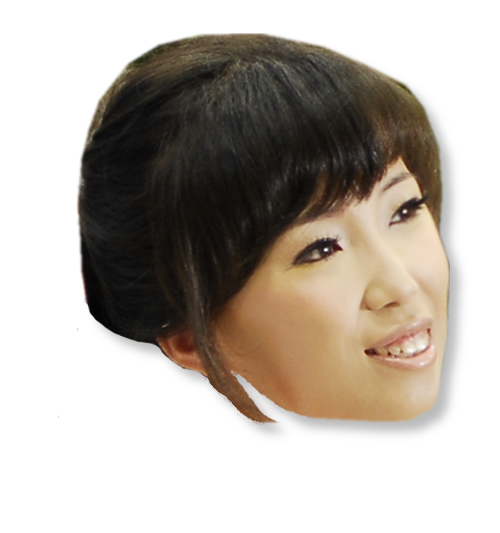
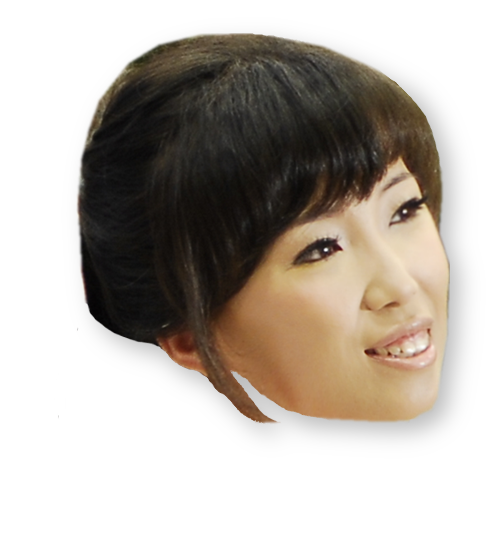
Layer changes from the first w=500, h=533 image to the second:
painted on "Pasted Layer" over box(156, 33, 443, 426)
painted on "Drop Shadow" over box(69, 25, 478, 451)
